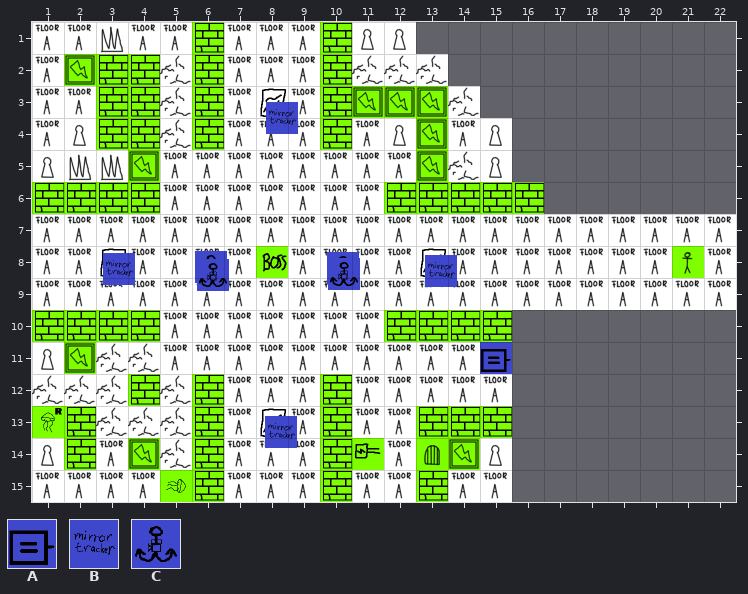
Two states of a Tiled map, assets/levels/BossLevel.tmx. That is the earlier state.
Cells are 64x64 px. Shown: x 1..22, y 1..15.
Key: from "Tileset": A 62, B 65, C 66.
Objects are placed by their top-left corner, in cells (3,4 is the top-left corner of cell 3,4); size is 1x1 cell unless given.
Layers that did not change in this view are not listed.
Objects on layer "Object Layer 1" before:
B at 8.3,3.5
C at 6.1,8.2
C at 10.2,8.2
B at 3.2,8.2
B at 13.3,8.3
C at 10.2,8.4
C at 6.2,8.4
A at 15,11
B at 8.3,13.3
New version:
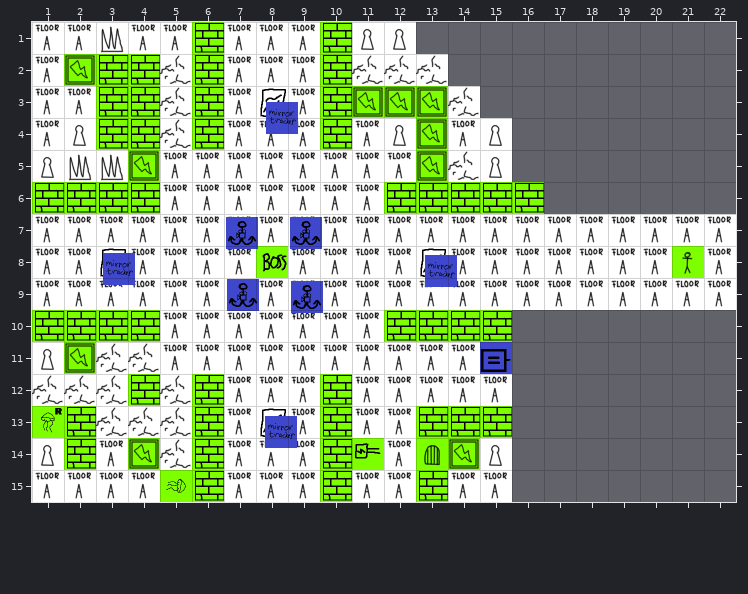
Change:
Layer "Object Layer 1":
changed: C at 6.2,8.4 -> C at 9.1,7.1
changed: C at 10.2,8.4 -> C at 7.1,7.1
changed: C at 10.2,8.2 -> C at 7.1,9
changed: C at 6.1,8.2 -> C at 9.1,9.1
Where, in picture pixels (left, top, right, bottom), the same in both pictures:
changed: (195, 217, 259, 311)
new place: (290, 217, 322, 249)
old place: (327, 252, 360, 290)
new place: (291, 281, 323, 313)
